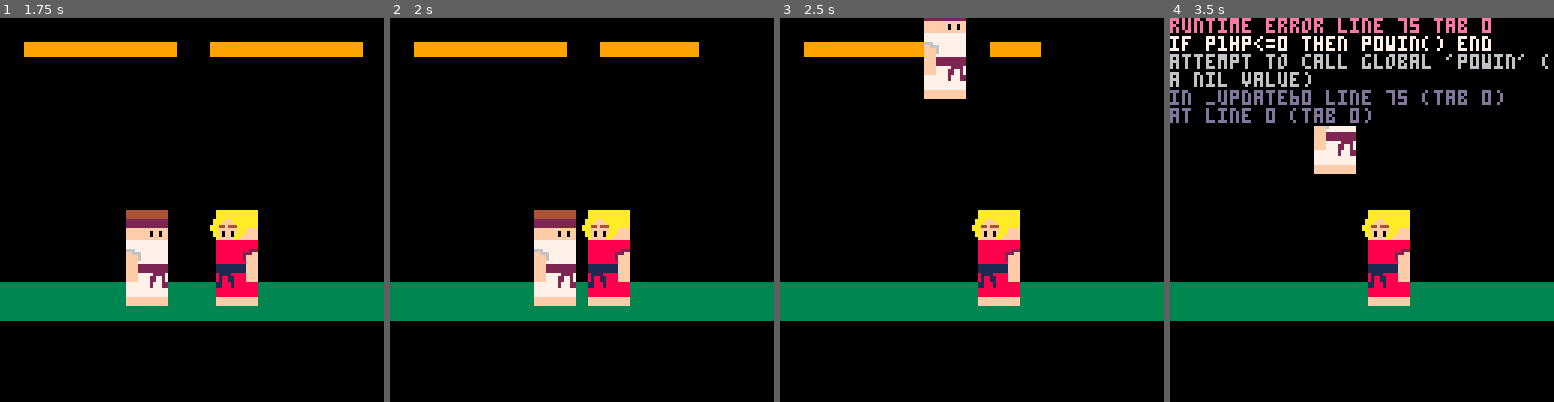
Above: before the commit, frames 1-4 (left to right).
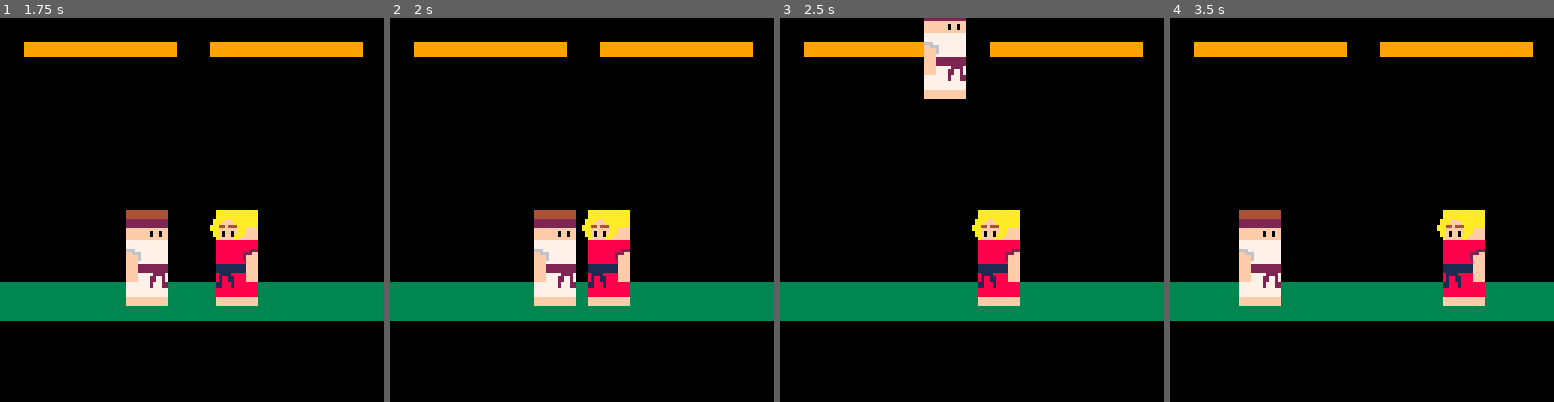
Above: after the commit, the same moments.

Repository: Trifectuh/Fantasy-Console-Projects
Game: PICO-8 cartridge picofight.p8
Same seed, same stepped clock (60 frames per second), same inputs: the game is played once before the commit and once after it.
Inputs:
- Up to frame 1 (1.75 s): hold Right from 1.6 s (still down); hold P2 Left from 1.6 s (still down)
- Up to frame 2 (2 s): keep holding Right; keep holding P2 Left
- Up to frame 3 (2.5 s): release Right at 2.1 s; release P2 Left at 2.1 s; hold Up 2.15-2.42 s; hold Right from 2.47 s (still down); hold P2 Left from 2.47 s (still down)
- Up to frame 4 (3.5 s): release Right at 3.03 s; release P2 Left at 3.03 s; hold Left from 3.08 s (still down); hold P2 Right from 3.08 s (still down)

Frame 1 is identical in both runs. In frame 2, 0.5% of the frame differs, in the area x 80-95%, y 6-11%; in frame 3, 1.0%; in frame 4, 18%, in the area x 0-99%, y 0-75%.
Error before the commit: runtime error line 75 tab 0; if p1hp<=0 then p0win() end; attempt to call global 'p0win' (a nil value)

Commit message:
cleaning

Diff:
--- a/picofight.p8
+++ b/picofight.p8
@@ -3,92 +3,124 @@
 __lua__
 function _init()
 
-num_players=2
-player0={x=24,y=64,dx=0,dy=0}
-player1={x=72,y=64,dx=0,dy=0}
-gravity=1
-p0hp=50
-p1hp=50
+--how many players
+	num_players=2
+--starting positions
+	player0={x=24,y=64,dx=0,dy=0}
+	player1={x=72,y=64,dx=0,dy=0}
+--intialize gravitational pull
+	gravity=1
+--init player health
+	p0hp=50
+	p1hp=50
 
 end
 
 function _update60()
-
---stop chars from sliding
-player0.dx=0
-player1.dx=0
-
---move p1 right if clear
-if (btn(0,0)) then
-	if player0.x-18==player1.x then
-		player0.dx=0
-		p1hp-=2
-	else
-		player0.dx=-1
+--check player hp status and
+--end the game if someone falls
+--below zero (lol get gud)
+	if p1hp<=0 then p0win() end
+	if p0hp<=0 then p1win() end
+
+--stop movement from last frame
+	player0.dx=0
+	player1.dx=0
+
+--move the dudes if someone
+--presses a button
+	movechars()
+
+end
+
+function _draw()
+	cls()
+	rectfill(0,88,128,100,3)
+	rectfill(8,8,8+p0hp,12,9)
+	rectfill(70,8,70+p1hp,12,9)
+	spr(1,player0.x,player0.y,4,4)
+	spr(65,player1.x,player1.y,4,4)
+end
+
+function movechars()
+--call functions to check for
+--button presses and move
+--if necessary
+
+--player0 (1) calls
+	checkright(player0)
+	checkleft(player0)
+	checkjump(player0)
+
+--player1 (2) calls
+	checkright(player1)
+	checkleft(player1)
+	checkjump(player1)
+
+end
+
+function checkright(id)
+--set player and opponent
+--variables
+	if id == player0 then
+		op = player1
+		controller = 0
+		 end
+	if id == player1 then
+		op = player0
+		controller = 1 end
+
+--move player if right is
+--pressed
+	if (btn(1,controller)) then
+		if id.x+18==op.x then
+			id.dx=0
+		else
+			id.dx=1
+		end
 	end
 end
 
---move p1 left if clear
-if (btn(1,0)) then
-	if player0.x+18==player1.x then
-		player0.dx=0
-		p1hp-=2
-	else
-		player0.dx=1
+function checkleft(id)
+--set player and opponent
+--variables
+	if id == player0 then
+		op = player1
+		controller = 0
+		 end
+	if id == player1 then
+		op = player0
+		controller = 1 end
+
+--move player if left is
+--pressed
+	if (btn(0,controller)) then
+		if id.x-18==op.x then
+			id.dx=0
+		else
+			id.dx=-1
+		end
 	end
 end
 
-if (btn(2,0)) player0.dy=-4
-player0.x+=player0.dx
-player0.y+=player0.dy
-player0.dy=min(player0.dy+
-	gravity,4)
-if (player0.y>64) then
-	player0.y=64
-	player0.dy=0
+function checkjump(id)
+--super primitive. should be
+--called "fly" instead hehe
+ if id == player0 then
+		controller = 0
+		 end
+	if id == player1 then
+		controller = 1 end
+
+	if (btn(2,controller)) id.dy=-4
+		id.x+=id.dx
+		id.y+=id.dy
+		id.dy=min(id.dy+gravity,4)
+		if (id.y>64) then
+			id.y=64
+			id.dy=0
+		end
 	end
-
---move p2 right if clear
-if (btn(0,1)) then
-	if player0.x+18==player1.x then
-		player1.dx=0
-	else
-		player1.dx=-1
-	end
-end
---move p1 left if clear
-if (btn(1,1)) then
-	if player0.x-18==player1.x then
-		player1.dx=0
-	else
-		player1.dx=1
-	end
-end
-
-if (btn(2,1)) player1.dy=-4
-player1.x+=player1.dx
-player1.y+=player1.dy
-player1.dy=min(player1.dy+
-	gravity,4)
-if (player1.y>64) then
-	player1.y=64
-	player1.dy=0
-end
-
-if p1hp<=0 then p0win() end
-if p0hp<=0 then p1win() end
-
-end
-
-function _draw()
-cls()
-rectfill(0,88,128,100,3)
-rectfill(8,8,8+p0hp,12,9)
-rectfill(70,8,70+p1hp,12,9)
-spr(1,player0.x,player0.y,4,4)
-spr(65,player1.x,player1.y,4,4)
-
-end
 __gfx__
 00000000000000000444444444444440000000000000000004444444444444400000000000000000000000000000000000000000000000000000000000000000
 00000000000000000444444444444440000000000000000004444444444444400000000000000000000000000000000000000000000000000000000000000000
